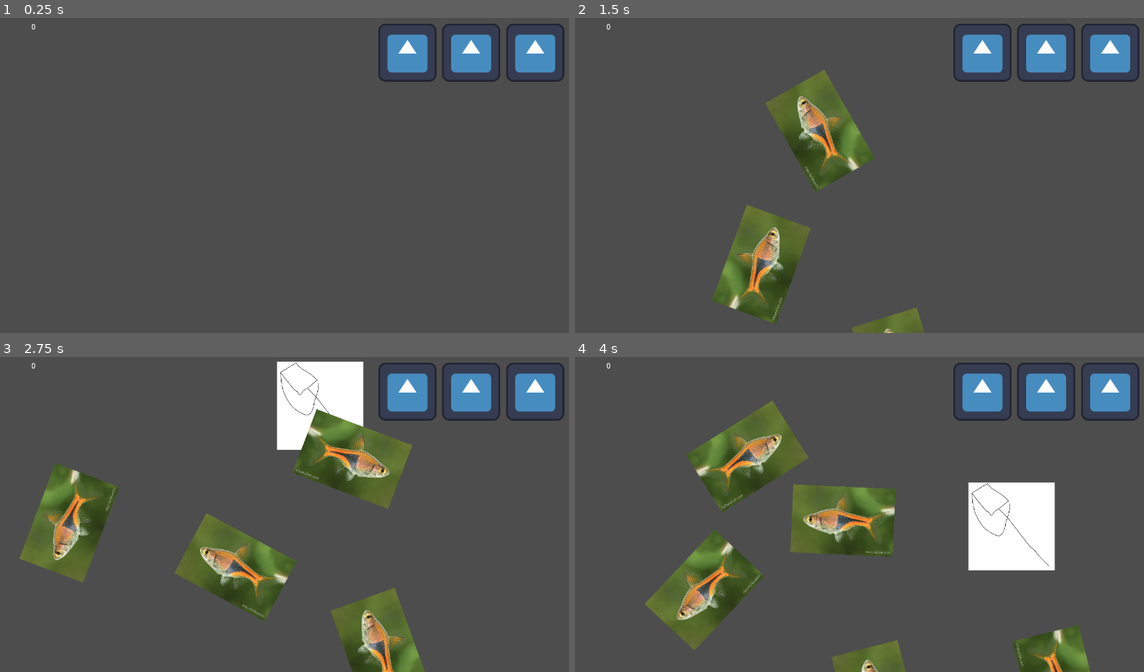
Above: before the commit, frames 1-4 (two rows, left to right).
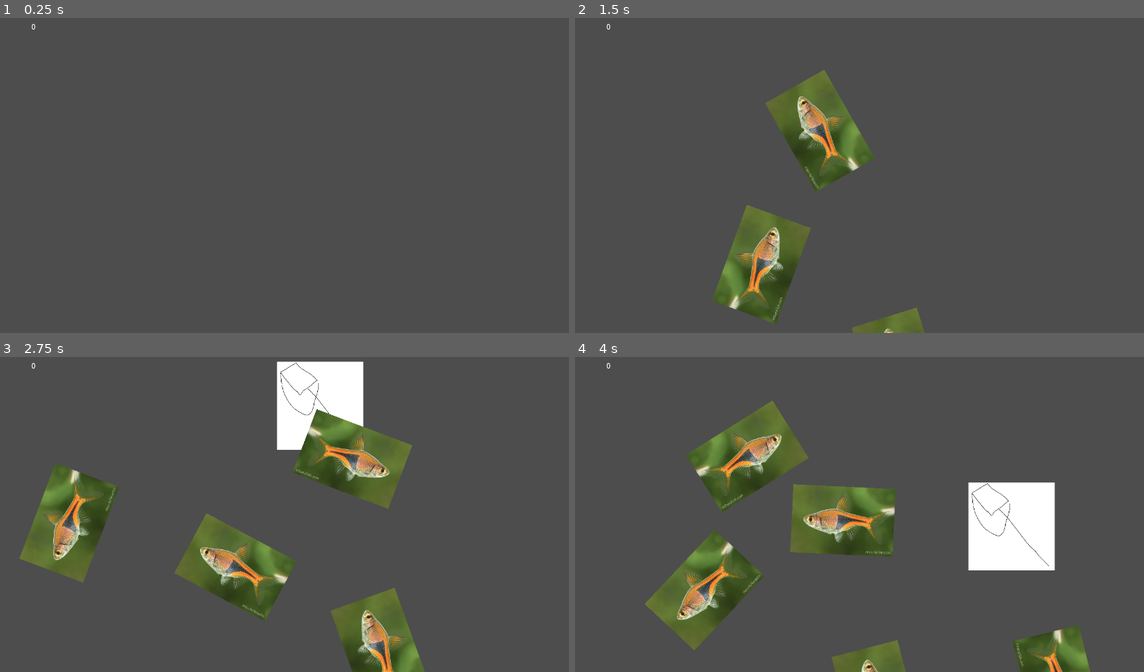
Above: after the commit, the same moments.

Repository: lolyay270/Mobile-Dev-Small
Game: Godot game, scene res://scenes/game.tscn
Same seed, same stepped clock (60 frames per second), same inputs: the game is played once before the commit and once after it. This scene is started directly instead of the project's main scene. The engine's default icon, where the game draws it, is replaced by a stand-in: a white triangle on a blue panel in a dark square.
Inputs (mouse positions are in pixels of both pictures, inside the frame that each line leads up to):
- Up to frame 1 (0.25 s): no input
- Up to frame 2 (1.5 s): move the mouse to (996, 153) at 0.52 s; press the mouse at (996, 153) at 0.53 s; move the mouse to (751, 184) at 1.27 s; release the mouse at (751, 184) at 1.28 s; click (751, 184) at 1.35 s
- Up to frame 3 (2.75 s): move the mouse to (347, 435) at 2.02 s; press the mouse at (347, 435) at 2.03 s
- Up to frame 4 (4 s): move the mouse to (836, 574) at 2.77 s; release the mouse at (836, 574) at 2.78 s; click (836, 574) at 2.85 s; move the mouse to (1041, 558) at 3.52 s; press the mouse at (1041, 558) at 3.53 s

The runs differ from the first frame. In frame 1, 3.2% of the frame differs, in the area x 66-100%, y 1-21%; in frame 2, 3.2%; in frame 3, 3.2%; in frame 4, 3.2%.
Error after the commit: Parse Error: Preload file "res://scenes/gameOver.tscn" does not exist. (res://scripts/healthManager.gd:7)

Commit message:
refactor(health): into own manager

Diff:
--- a/scenes/game.tscn
+++ b/scenes/game.tscn
@@ -1,14 +1,15 @@
-[gd_scene load_steps=8 format=3 uid="uid://btxwjf1oh0f2p"]
+[gd_scene load_steps=9 format=3 uid="uid://btxwjf1oh0f2p"]
 
 [ext_resource type="Texture2D" uid="uid://dkh021bwgv0om" path="res://icon.svg" id="1_5khgj"]
 [ext_resource type="Script" uid="uid://chvvopsvkk6yx" path="res://scripts/flying objects/spawner.gd" id="2_31v75"]
 [ext_resource type="Script" uid="uid://baigijg1auo7a" path="res://scripts/scoreDisplay.gd" id="2_p57ef"]
+[ext_resource type="Script" uid="uid://ol2o40kyrb2b" path="res://scripts/healthManager.gd" id="3_gee14"]
 [ext_resource type="Script" uid="uid://dc7f2jx5ckbb4" path="res://scripts/healthDisplay.gd" id="3_u5sy4"]
 [ext_resource type="Script" uid="uid://d0wt1o6dh8yp4" path="res://scripts/playerTouch.gd" id="4_iywne"]
 [ext_resource type="Texture2D" uid="uid://bxk4agd7lba87" path="res://assets/nET.png" id="4_lbhrr"]
 [ext_resource type="Script" uid="uid://cqm8c6xroe5wf" path="res://scripts/net.gd" id="6_p57ef"]
 
-[node name="Node2D" type="Control"]
+[node name="Game" type="Control"]
 layout_mode = 3
 anchors_preset = 15
 anchor_right = 1.0
@@ -31,9 +32,10 @@
 text = "0"
 script = ExtResource("2_p57ef")
 
-[node name="Health" type="Control" parent="."]
-anchors_preset = 0
-size_flags_horizontal = 0
+[node name="Health" type="Node" parent="."]
+script = ExtResource("3_gee14")
+
+[node name="Display" type="Node" parent="Health"]
 script = ExtResource("3_u5sy4")
 
 [node name="AspectRatioContainer" type="AspectRatioContainer" parent="."]
--- a/scripts/gameManager.gd
+++ b/scripts/gameManager.gd
@@ -3,8 +3,6 @@
 var isPlaying: bool = true
 
 @export var score: int = 0
-@export var health: int
-var maxHealth = 3
 
 @export var runTime: float = 0
 
@@ -19,9 +17,6 @@
 	Tetra
 }
 
-func _ready() -> void:
-	health = maxHealth
-
 
 # Called every frame. 'delta' is the elapsed time since the previous frame.
 func _process(delta: float) -> void:
@@ -32,8 +27,3 @@
 func UpdateScore(change: int):
 	score += change
 	scoreUpdated.emit()
-
-
-func UpdateHealth(change: int):
-	health += change
-	healthUpdated.emit()
--- a/scripts/healthDisplay.gd
+++ b/scripts/healthDisplay.gd
@@ -1,4 +1,6 @@
 extends Node
+
+@onready var healthManager = $".."
 
 var hearts: Array[Node]
 @onready var heartSprite: CompressedTexture2D = preload("res://icon.svg")
@@ -9,13 +11,10 @@
 var edgeScreenPaddingPx
 
 
-
-
 func _ready() -> void:
 	edgeScreenPaddingPx = max(viewportSize.x, viewportSize.y) * edgeScreenPaddingPerc
 
-	GameManager.healthUpdated.connect(UpdateDisplay)
-	SpawnHearts(GameManager.maxHealth)
+	SpawnHearts(healthManager.maxHealth)
 
 
 func SpawnHearts(count: int):
@@ -32,7 +31,6 @@
 
 
 func UpdateDisplay():
-	print(GameManager.health)
-	for heart in hearts:
-		if hearts.find(heart) > GameManager.health:
-			heart.queue_free()
+	var lostHeart = hearts[healthManager.health]
+	lostHeart.queue_free()
+	hearts.erase(lostHeart)
--- /dev/null
+++ b/scripts/healthManager.gd
@@ -0,0 +1,15 @@
+extends Node
+
+@export var health: int
+var maxHealth = 3
+
+@onready var display: Node = $"Display"
+@onready var endScene: PackedScene = preload("res://scenes/gameOver.tscn")
+
+func _ready() -> void:
+	health = maxHealth
+
+func UpdateHealth(change: int):
+	if health > 0:
+		health += change
+		display.UpdateDisplay()
--- a/scripts/net.gd
+++ b/scripts/net.gd
@@ -1,4 +1,6 @@
 extends Sprite2D
+
+@onready var healthManager = $"/root/Game/Health"
 
 
 func _on_area_entered(area: Area2D) -> void:
@@ -10,7 +12,7 @@
 	var objType: GameManager.ObjectTypes = object.type
 
 	if objType == GameManager.ObjectTypes.Bomb:
-		GameManager.UpdateHealth(-1)
+		healthManager.UpdateHealth(-1)
 	else:
 		GameManager.UpdateScore(1)
 
Not shown, added: scripts/healthManager.gd.uid
